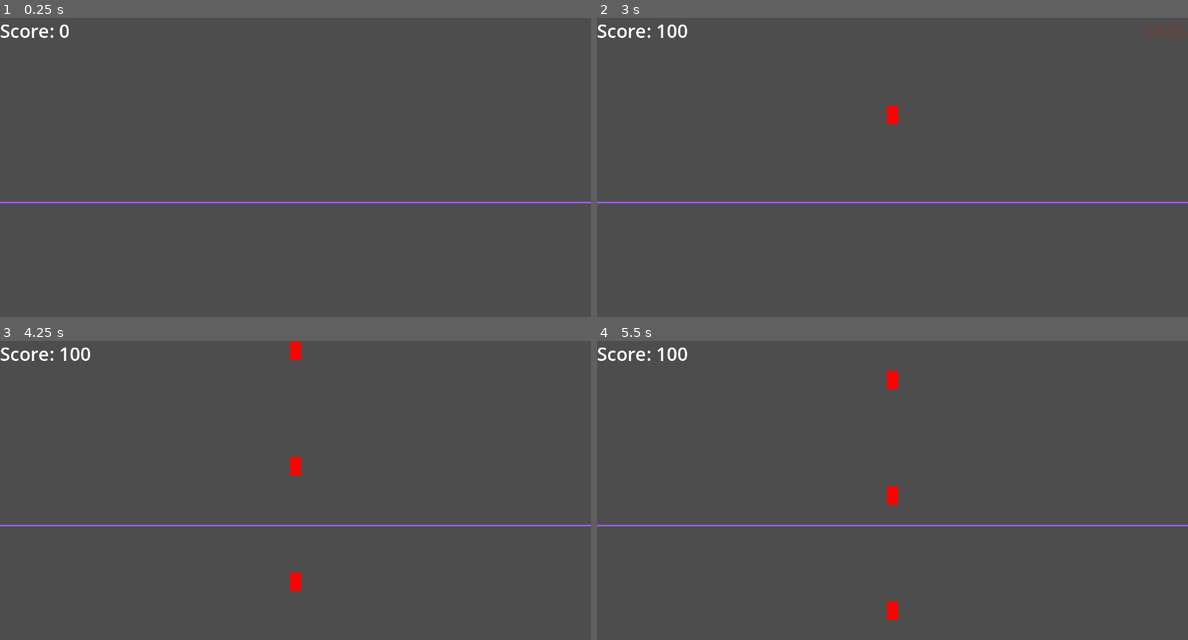
Above: before the commit, frames 1-4 (two rows, left to right).
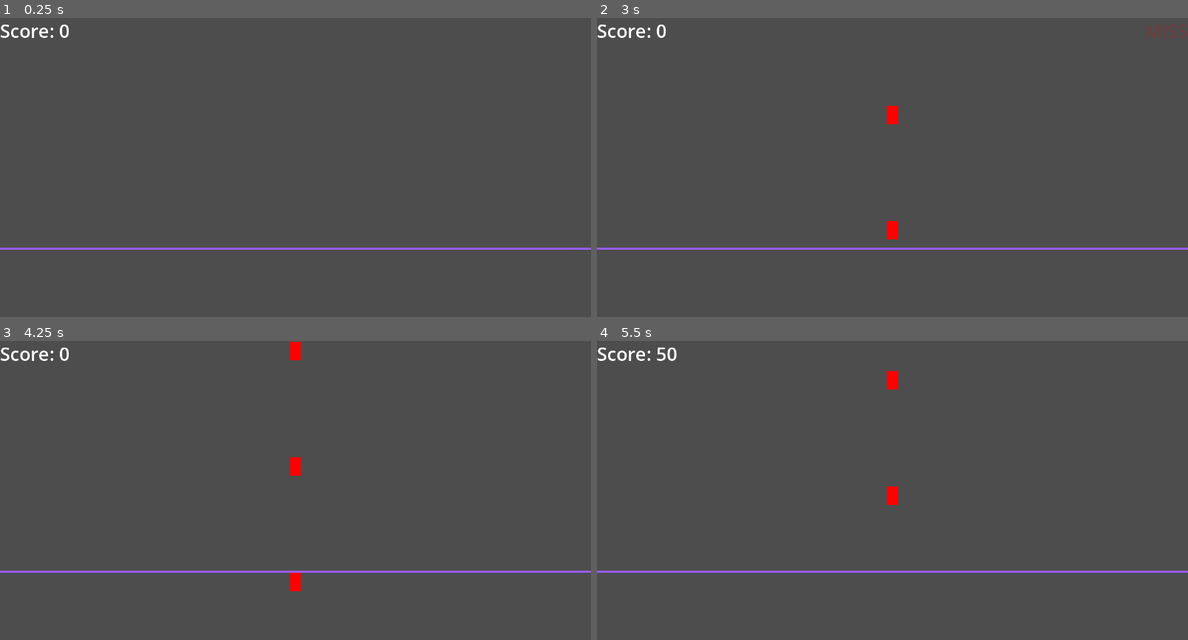
Above: after the commit, the same moments.

Repository: Jae7777/Wind-Tempo
Game: Godot game, scene res://scenes/Main.tscn
Same seed, same stepped clock (60 frames per second), same inputs: the game is played once before the commit and once after it.
Inputs:
- Up to frame 1 (0.25 s): no input
- Up to frame 2 (3 s): tap Enter at 0.5, 2 s; tap Space (hit) at 0.6, 1.25, 1.35, 2.1, 2.75, 2.85 s
- Up to frame 3 (4.25 s): tap Enter at 3.5 s; tap Space (hit) at 3.6 s
- Up to frame 4 (5.5 s): tap Space (hit) at 4.25, 4.35, 5.1 s

The runs differ from the first frame. In frame 1, 1.2% of the frame differs, in the area x 0-100%, y 61-78%; in frame 2, 1.5%, in the area x 0-100%, y 2-78%; in frame 3, 1.4%; in frame 4, 1.4%.

Commit message:
moved hit line down a bit and added 9 different hit keys

Diff:
--- a/wind-tempo/project.godot
+++ b/wind-tempo/project.godot
@@ -26,3 +26,48 @@
 "events": [Object(InputEventKey,"resource_local_to_scene":false,"resource_name":"","device":-1,"window_id":0,"alt_press …(191 unchanged characters)…
 ]
 }
+hit_a={
+"deadzone": 0.2,
+"events": [Object(InputEventKey,"resource_local_to_scene":false,"resource_name":"","device":-1,"window_id":0,"alt_pressed":false,"shift_pressed":false,"ctrl_pressed":false,"meta_pressed":false,"pressed":false,"keycode":0,"physical_keycode":65,"key_label":0,"unicode":97,"location":0,"echo":false,"script":null)
+]
+}
+hit_s={
+"deadzone": 0.2,
+"events": [Object(InputEventKey,"resource_local_to_scene":false,"resource_name":"","device":-1,"window_id":0,"alt_pressed":false,"shift_pressed":false,"ctrl_pressed":false,"meta_pressed":false,"pressed":false,"keycode":0,"physical_keycode":83,"key_label":0,"unicode":115,"location":0,"echo":false,"script":null)
+]
+}
+hit_d={
+"deadzone": 0.2,
+"events": [Object(InputEventKey,"resource_local_to_scene":false,"resource_name":"","device":-1,"window_id":0,"alt_pressed":false,"shift_pressed":false,"ctrl_pressed":false,"meta_pressed":false,"pressed":false,"keycode":0,"physical_keycode":68,"key_label":0,"unicode":100,"location":0,"echo":false,"script":null)
+]
+}
+hit_f={
+"deadzone": 0.2,
+"events": [Object(InputEventKey,"resource_local_to_scene":false,"resource_name":"","device":-1,"window_id":0,"alt_pressed":false,"shift_pressed":false,"ctrl_pressed":false,"meta_pressed":false,"pressed":false,"keycode":0,"physical_keycode":70,"key_label":0,"unicode":102,"location":0,"echo":false,"script":null)
+]
+}
+hit_g={
+"deadzone": 0.2,
+"events": [Object(InputEventKey,"resource_local_to_scene":false,"resource_name":"","device":-1,"window_id":0,"alt_pressed":false,"shift_pressed":false,"ctrl_pressed":false,"meta_pressed":false,"pressed":false,"keycode":0,"physical_keycode":71,"key_label":0,"unicode":103,"location":0,"echo":false,"script":null)
+]
+}
+hit_h={
+"deadzone": 0.2,
+"events": [Object(InputEventKey,"resource_local_to_scene":false,"resource_name":"","device":-1,"window_id":0,"alt_pressed":false,"shift_pressed":false,"ctrl_pressed":false,"meta_pressed":false,"pressed":false,"keycode":0,"physical_keycode":72,"key_label":0,"unicode":104,"location":0,"echo":false,"script":null)
+]
+}
+hit_j={
+"deadzone": 0.2,
+"events": [Object(InputEventKey,"resource_local_to_scene":false,"resource_name":"","device":-1,"window_id":0,"alt_pressed":false,"shift_pressed":false,"ctrl_pressed":false,"meta_pressed":false,"pressed":false,"keycode":0,"physical_keycode":74,"key_label":0,"unicode":106,"location":0,"echo":false,"script":null)
+]
+}
+hit_k={
+"deadzone": 0.2,
+"events": [Object(InputEventKey,"resource_local_to_scene":false,"resource_name":"","device":-1,"window_id":0,"alt_pressed":false,"shift_pressed":false,"ctrl_pressed":false,"meta_pressed":false,"pressed":false,"keycode":0,"physical_keycode":75,"key_label":0,"unicode":107,"location":0,"echo":false,"script":null)
+]
+}
+hit_l={
+"deadzone": 0.2,
+"events": [Object(InputEventKey,"resource_local_to_scene":false,"resource_name":"","device":-1,"window_id":0,"alt_pressed":false,"shift_pressed":false,"ctrl_pressed":false,"meta_pressed":false,"pressed":false,"keycode":0,"physical_keycode":76,"key_label":0,"unicode":108,"location":0,"echo":false,"script":null)
+]
+}
--- a/wind-tempo/scenes/Main.tscn
+++ b/wind-tempo/scenes/Main.tscn
@@ -13,13 +13,13 @@
 position = Vector2(640, -40)
 
 [node name="JudgeLine" type="Marker2D" parent="."]
-position = Vector2(0, 400)
+position = Vector2(0, 500)
 
 [node name="JudgeBar" type="ColorRect" parent="."]
 custom_minimum_size = Vector2(1280, 4)
-offset_top = 398.0
+offset_top = 498.0
 offset_right = 1280.0
-offset_bottom = 402.0
+offset_bottom = 502.0
 color = Color(0.60815734, 0.36917764, 0.98512584, 1)
 
 [node name="CanvasLayer" type="CanvasLayer" parent="."]
